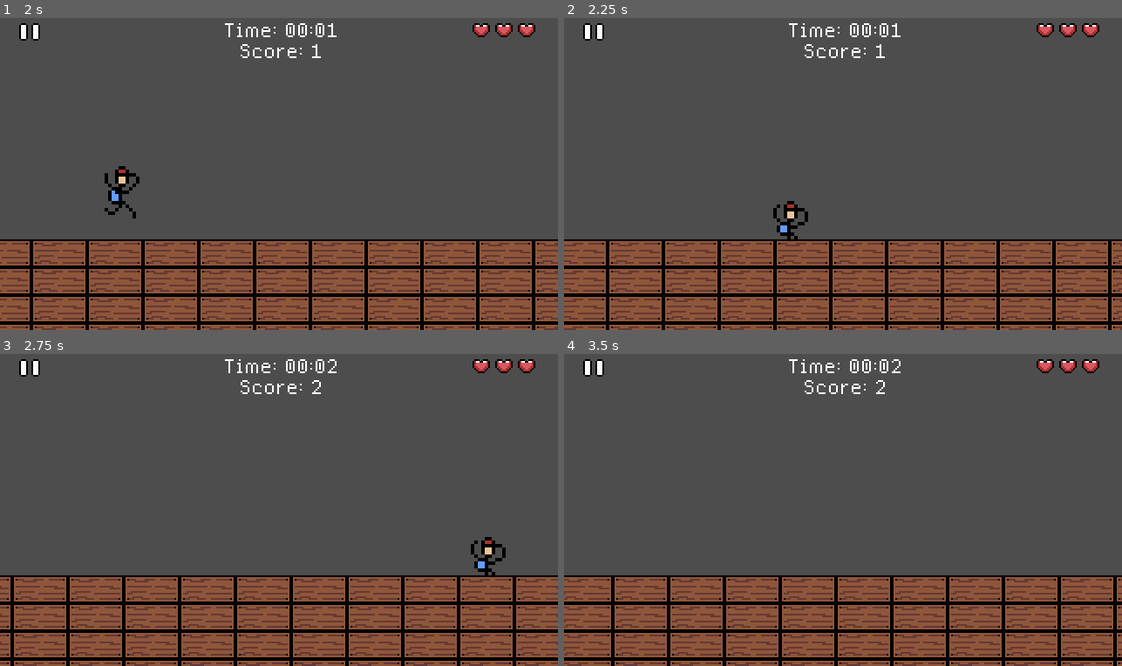
Above: before the commit, frames 1-4 (two rows, left to right).
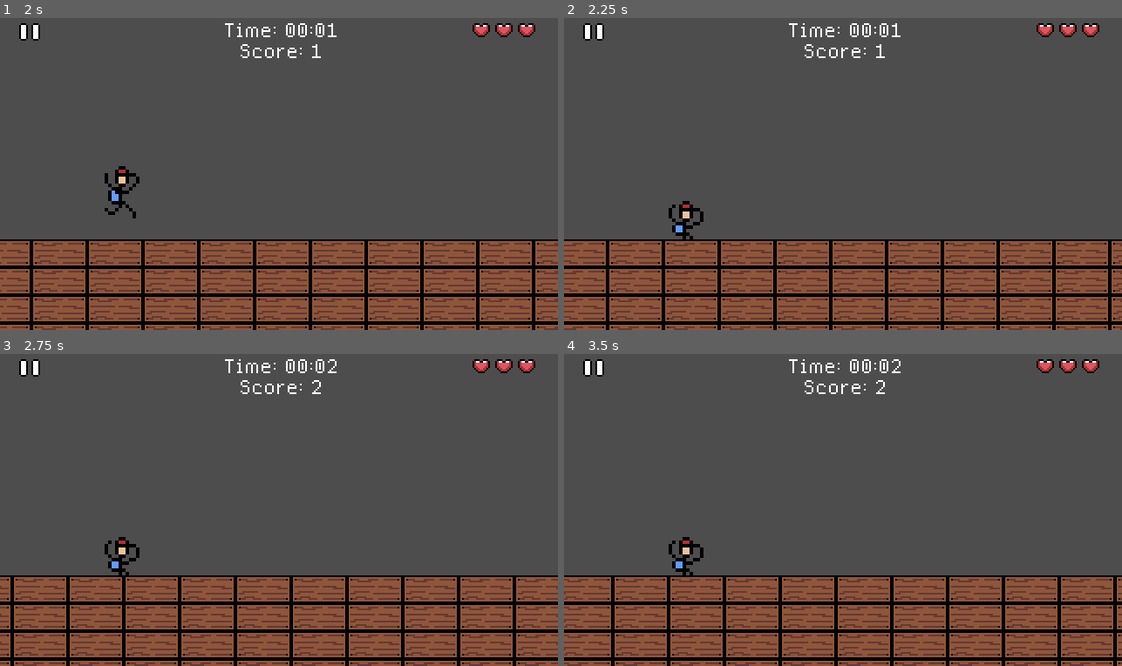
Above: after the commit, the same moments.

Repository: jmate03/Senior-Scramble
Game: Godot game, scene res://scenes/main_menu.tscn
The game is run twice, just before and just after one commit, with the same random seed, the same clock (stepped at 60 frames per second) and the same inputs.
Inputs (mouse positions are in pixels of both pictures, inside the frame that each line leads up to):
- Up to frame 1 (2 s): click "Start Game!" at 0.5 s; click (27, 30) at 1.25 s
- Up to frame 2 (2.25 s): move the mouse to (965, 158) at 2.02 s; hold Right (ui_right) from 2.03 s (still down); right-click (965, 158) at 2.1 s
- Up to frame 3 (2.75 s): keep holding Right (ui_right); click (401, 494) at 2.27 s
- Up to frame 4 (3.5 s): keep holding Right (ui_right); move the mouse to (731, 525) at 2.77 s; right-click (731, 525) at 2.85 s; click (731, 525) at 3.02 s

Frame 1 is identical in both runs. In frame 2, 0.7% of the frame differs, in the area x 18-44%, y 58-71%; in frame 3, 0.7%; in frame 4, 0.4%.

Commit message:
pause menu wip

Diff:
--- a/scenes/game.tscn
+++ b/scenes/game.tscn
@@ -9,6 +9,14 @@
 
 [sub_resource type="StyleBoxFlat" id="StyleBoxFlat_u5sy4"]
 bg_color = Color(0.235937, 0.235937, 0.235937, 1)
+border_width_left = 1
+border_width_top = 1
+border_width_right = 1
+border_width_bottom = 1
+border_color = Color(0, 0, 0, 1)
+
+[sub_resource type="StyleBoxFlat" id="StyleBoxFlat_p57ef"]
+bg_color = Color(0.235294, 0.235294, 0.235294, 1)
 border_width_left = 1
 border_width_top = 1
 border_width_right = 1
@@ -69,13 +77,72 @@
 text = "Final Score: 0"
 horizontal_alignment = 1
 
-[node name="Restart" type="Button" parent="UI/Game Over/PanelContainer/MarginContainer/VBoxContainer"]
+[node name="GO_Restart" type="Button" parent="UI/Game Over/PanelContainer/MarginContainer/VBoxContainer"]
 unique_name_in_owner = true
 layout_mode = 2
 theme_override_fonts/font = ExtResource("3_p57ef")
 text = "Restart"
 
-[node name="Main Menu" type="Button" parent="UI/Game Over/PanelContainer/MarginContainer/VBoxContainer"]
+[node name="GO_Main Menu" type="Button" parent="UI/Game Over/PanelContainer/MarginContainer/VBoxContainer"]
+unique_name_in_owner = true
+layout_mode = 2
+theme_override_fonts/font = ExtResource("3_p57ef")
+text = "Return to Main Menu"
+
+[node name="Pause Menu" type="ColorRect" parent="UI"]
+unique_name_in_owner = true
+anchors_preset = 15
+anchor_right = 1.0
+anchor_bottom = 1.0
+grow_horizontal = 2
+grow_vertical = 2
+color = Color(0, 0, 0, 0.392157)
+
+[node name="PanelContainer" type="PanelContainer" parent="UI/Pause Menu"]
+layout_mode = 1
+anchors_preset = 8
+anchor_left = 0.5
+anchor_top = 0.5
+anchor_right = 0.5
+anchor_bottom = 0.5
+offset_left = -42.0
+offset_top = -20.0
+offset_right = 42.0
+offset_bottom = 20.0
+grow_horizontal = 2
+grow_vertical = 2
+theme_override_styles/panel = SubResource("StyleBoxFlat_p57ef")
+
+[node name="MarginContainer" type="MarginContainer" parent="UI/Pause Menu/PanelContainer"]
+layout_mode = 2
+theme_override_constants/margin_left = 5
+theme_override_constants/margin_top = 5
+theme_override_constants/margin_right = 5
+theme_override_constants/margin_bottom = 5
+
+[node name="VBoxContainer" type="VBoxContainer" parent="UI/Pause Menu/PanelContainer/MarginContainer"]
+layout_mode = 2
+
+[node name="Pause" type="Label" parent="UI/Pause Menu/PanelContainer/MarginContainer/VBoxContainer"]
+layout_mode = 2
+theme_override_fonts/font = ExtResource("3_p57ef")
+theme_override_font_sizes/font_size = 32
+text = "Paused"
+horizontal_alignment = 1
+
+[node name="Resume" type="Button" parent="UI/Pause Menu/PanelContainer/MarginContainer/VBoxContainer"]
+layout_mode = 2
+theme_override_fonts/font = ExtResource("3_p57ef")
+text = "Resume
+"
+
+[node name="P_Restart" type="Button" parent="UI/Pause Menu/PanelContainer/MarginContainer/VBoxContainer"]
+unique_name_in_owner = true
+layout_mode = 2
+theme_override_fonts/font = ExtResource("3_p57ef")
+text = "Restart"
+
+[node name="P_Main Menu" type="Button" parent="UI/Pause Menu/PanelContainer/MarginContainer/VBoxContainer"]
 unique_name_in_owner = true
 layout_mode = 2
 theme_override_fonts/font = ExtResource("3_p57ef")
--- a/scenes/ui.tscn
+++ b/scenes/ui.tscn
@@ -37,6 +37,7 @@
 position = Vector2(276, 8)
 
 [node name="Pause Button" type="TextureButton" parent="."]
+unique_name_in_owner = true
 offset_left = 9.0
 offset_top = 1.0
 offset_right = 25.0
--- a/scripts/game.gd
+++ b/scripts/game.gd
@@ -11,8 +11,13 @@
 func _ready() -> void:
 	player.lives_changed.connect($UI/Lives.update_lives)  # Adjust $UI path if needed
 	player.game_over.connect(_on_player_game_over)
-	%Restart.pressed.connect(_on_restart_pressed)
-	%"Main Menu".pressed.connect(_on_main_menu_pressed)
+	%GO_Restart.pressed.connect(_on_restart_pressed)
+	%P_Restart.pressed.connect(_on_restart_pressed)
+	%"GO_Main Menu".pressed.connect(_on_main_menu_pressed)
+	%"P_Main Menu".pressed.connect(_on_main_menu_pressed)
+	# %"Pause Button".pressed.connect(_on_pause_button_pressed) # need to fix
+
+	%"Pause Menu".hide()
 	%"Game Over".hide()
 	start_game()
 
@@ -50,3 +55,5 @@
 	get_tree().reload_current_scene()
 func _on_main_menu_pressed():
 	get_tree().change_scene_to_file("res://scenes/main_menu.tscn")
+func _on_pause_button_pressed():
+	%"Pause Menu".show()
--- a/scripts/player.gd
+++ b/scripts/player.gd
@@ -34,11 +34,11 @@
 
 	# Get the input direction and handle the movement/deceleration.
 	# As good practice, you should replace UI actions with custom gameplay actions.
-	var direction := Input.get_axis("ui_left", "ui_right")
-	if direction:
-		velocity.x = direction * SPEED
-	else:
-		velocity.x = move_toward(velocity.x, 0, SPEED)
+	# var direction := Input.get_axis("ui_left", "ui_right")
+	# if direction:
+	#	velocity.x = direction * SPEED
+	#else:
+	#	velocity.x = move_toward(velocity.x, 0, SPEED)
 
 	if is_on_floor():
 		if not is_ducking and animated.animation != "run":
@@ -93,7 +93,7 @@
 
 	# blink the player on hit
 	var tween = create_tween()
-	tween.set_loops(6)
+	tween.set_loops(4)
 	tween.tween_property(animated, "modulate:a", 0.3, 0.15)
 	tween.tween_property(animated, "modulate:a", 1.0, 0.15)
 
Not shown: 1 places in scenes/game.tscn that only renumber resources
